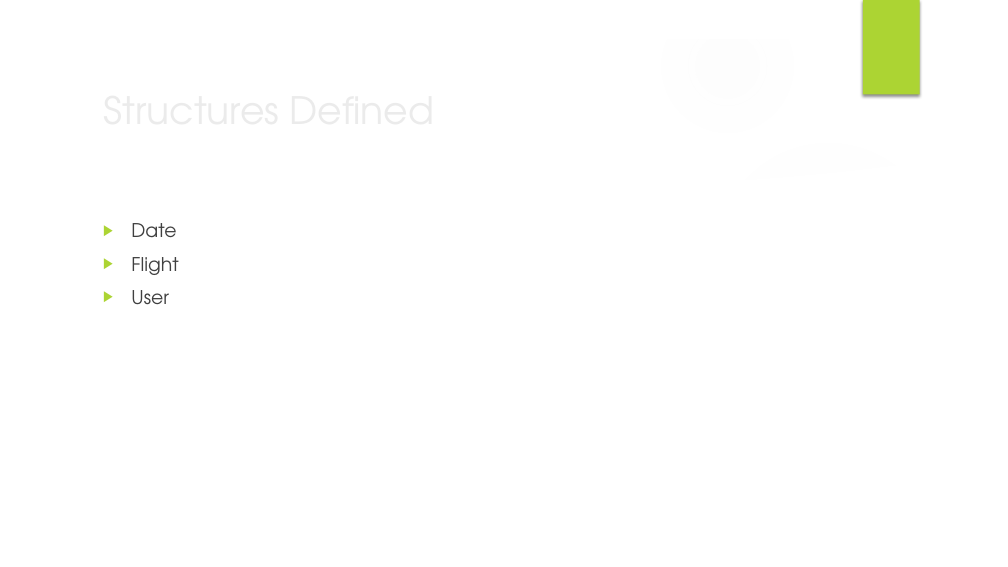
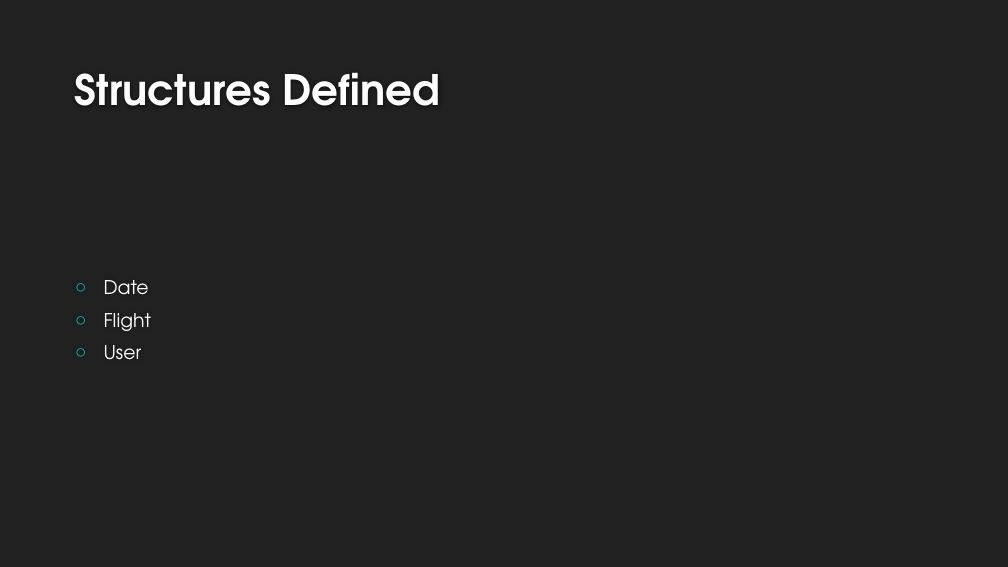
Before and after one commit to rajatagarwal457/Airplane-reservation-system, a slide deck: slide 8 of AIRLINE RESERVATION SYSTEM.pptx (slide 6 before the commit). Drawn at 1008x567 pixels with LibreOffice and Linux fonts; fonts in the diff are those of the drawing; background and template pictures are left out. Boxes give left, top, right and bottom in pixels: in the first picture for what was removed or moved away, otherwise in the second. Text is boxed around its words. In the diff, an @@ line names an element or a change of style, - is before the commit and + after.

```diff
--- a/AIRLINE RESERVATION SYSTEM.pptx
+++ b/AIRLINE RESERVATION SYSTEM.pptx
@@ background picture (left out) to #212121 @@
@@ group removed at [0,0,1008,567]: 5 ellipses, 3 freeform shapes @@
@@ rectangle removed at [863,0,920,95] @@
@@ title "Structures Defined": place and size @@
-title "Structures Defined" at [95,80,820,138]
+title "Structures Defined" at [75,72,440,106]
@@ title "Structures Defined" at [75,72,440,106]: size 36 to 40 pt, text colour #EBEBEB to #FEFEFE, bold on; vertical alignment middle to bottom @@
@@ text "Date": place and size @@
-text "Date" at [131,223,178,304]
+text "Date" at [104,280,151,360]
@@ text "Date" at [104,280,151,360]: text colour #404040 to #FFFFFF; bullet ▶ to ○; bullet colour #ACD433 to #00C6BB; vertical alignment top to middle @@
```
Also in this commit, not shown: 4 other slides changed, 11 slides added, 4 slides removed.
